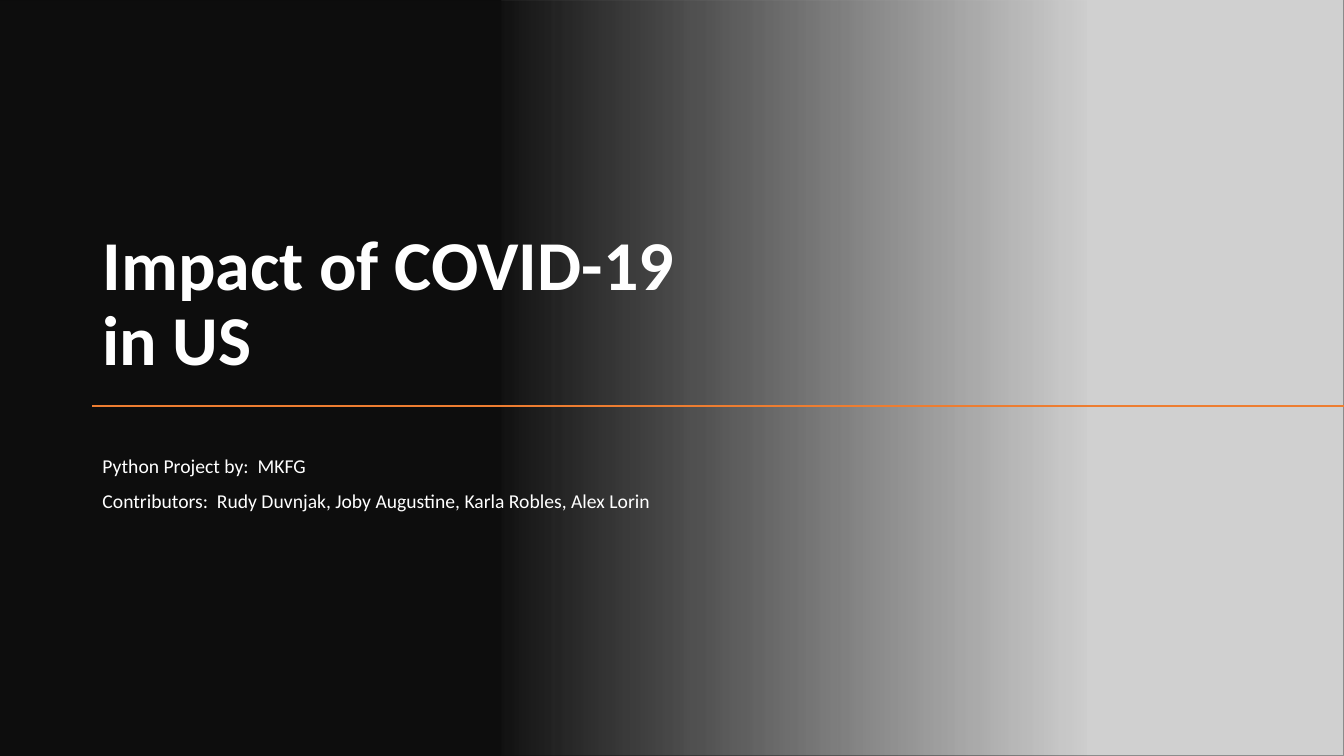
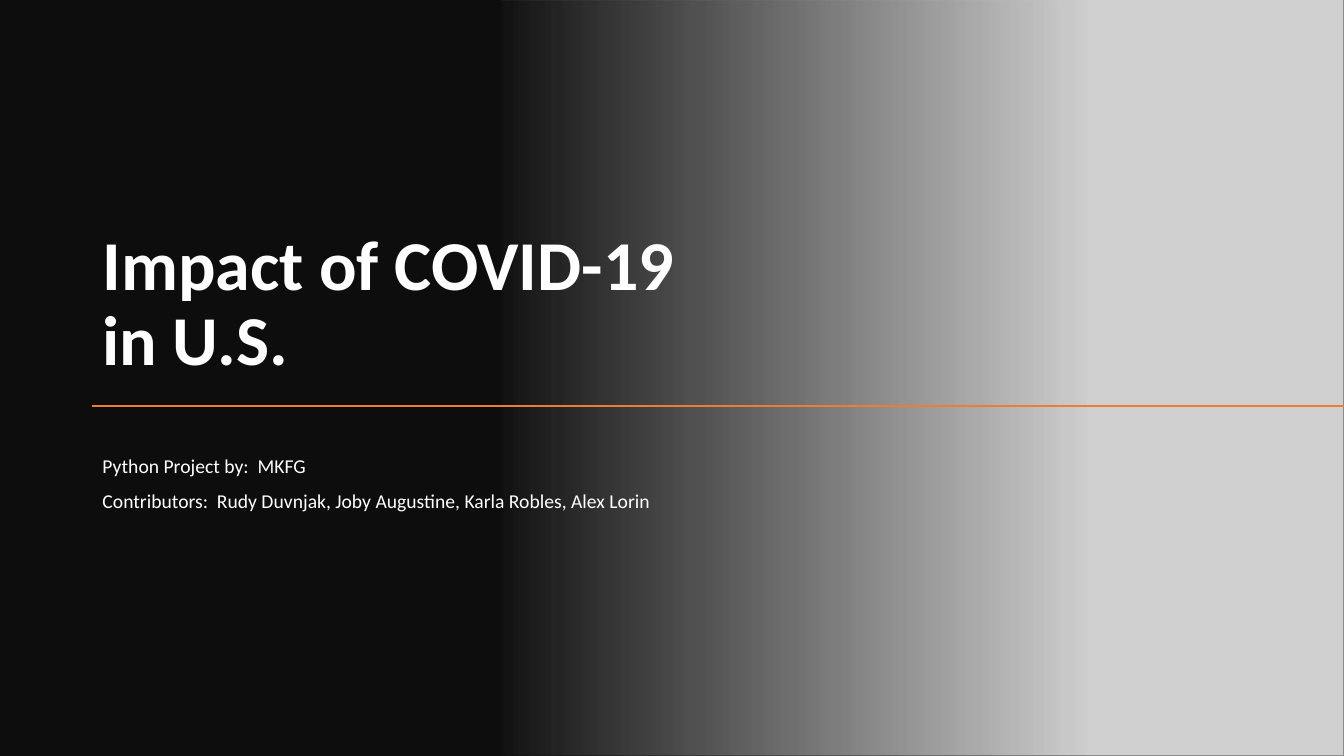
Before and after one commit to AlexanderLorin/Project-1-MKFG, a slide deck: slide 1 of Presentation1.pptx. Drawn at 1344x756 pixels with LibreOffice and Linux fonts; fonts in the diff are those of the drawing; grey boxes stand for pictures. Boxes give left, top, right and bottom in pixels: in the first picture for what was removed or moved away, otherwise in the second. Text is boxed around its words. In the diff, an @@ line names an element or a change of style, - is before the commit and + after.

```diff
--- a/Presentation1.pptx
+++ b/Presentation1.pptx
@@ title at box(102, 241, 674, 366): text changed @@
-Impact of COVID-19 in US
+Impact of COVID-19 in U.S.
```
Also in this commit, not shown: 4 other slides changed, 5 slides added, 5 slides removed, 9 other files.
